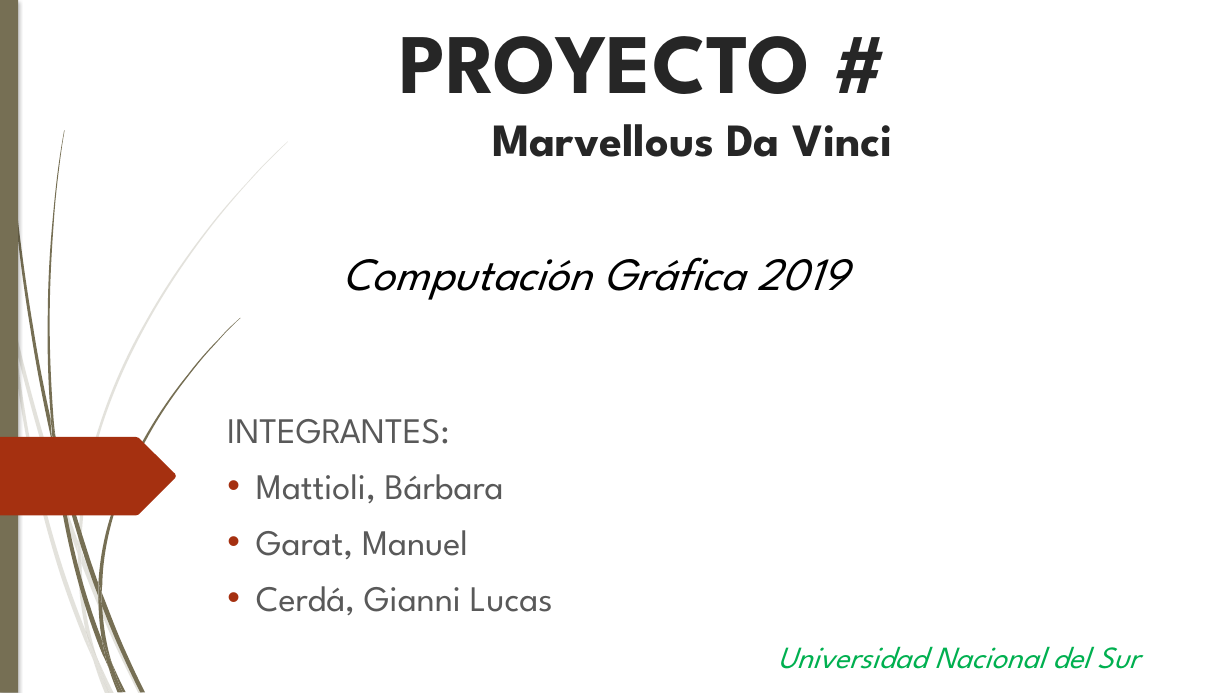
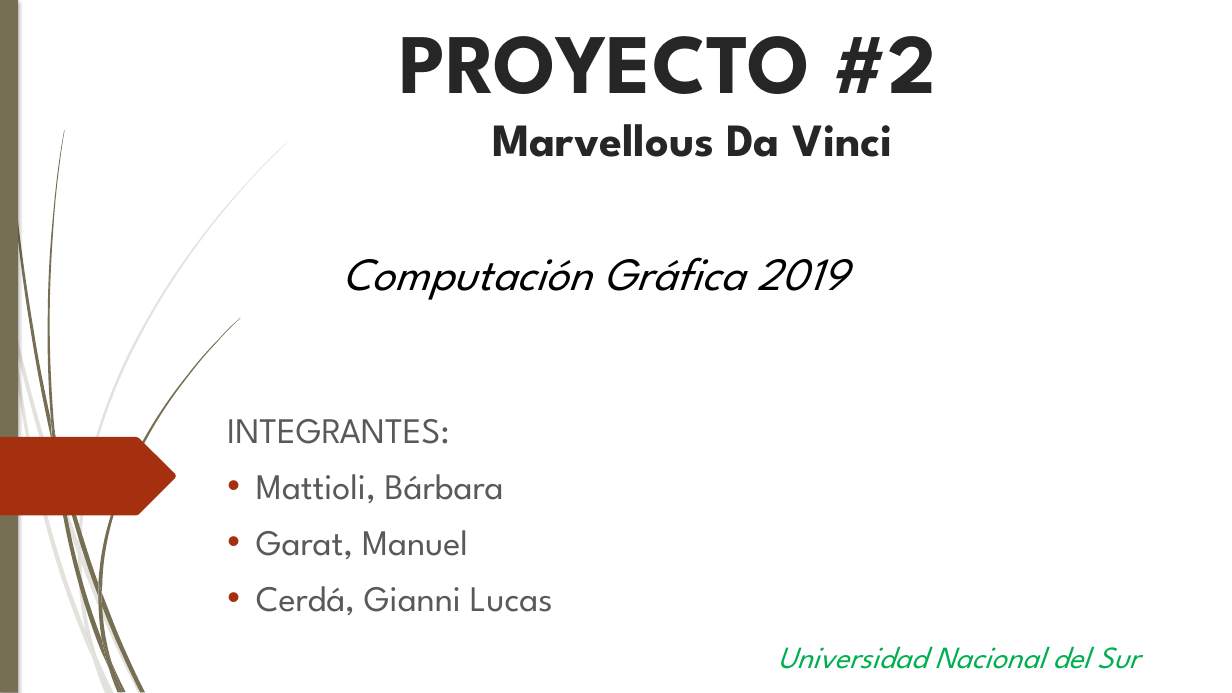
Before and after one commit to Barbmatt/Proyecto2, a slide deck: slide 1 of Presentación/Presentacion Proyecto 2.pptx. Drawn at 1232x693 pixels with LibreOffice and Linux fonts; fonts in the diff are those of the drawing. Boxes give left, top, right and bottom in pixels: in the first picture for what was removed or moved away, otherwise in the second. Text is boxed around its words. In the diff, an @@ line names an element or a change of style, - is before the commit and + after.

```diff
--- a/Presentación/Presentacion Proyecto 2.pptx
+++ b/Presentación/Presentacion Proyecto 2.pptx
@@ text at [400, 36, 937, 94]: text changed @@
-PROYECTO #
+PROYECTO #2
```
